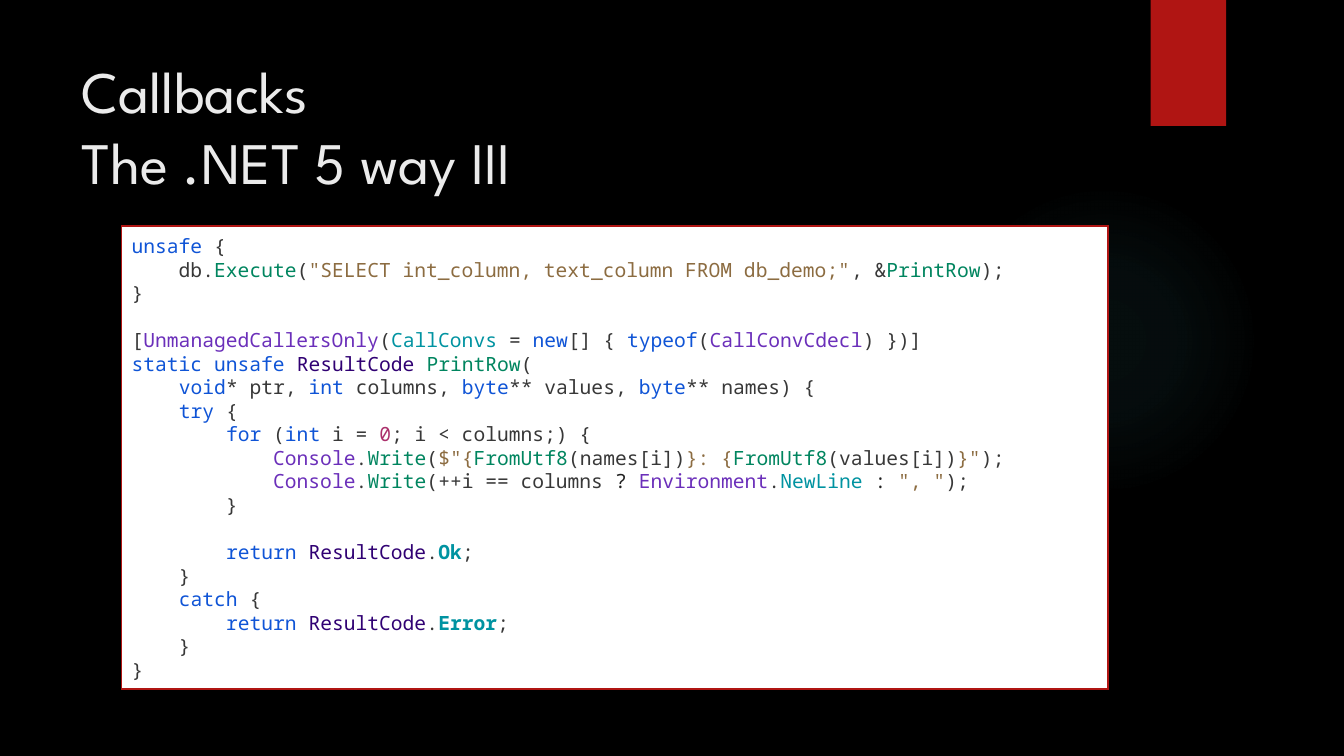
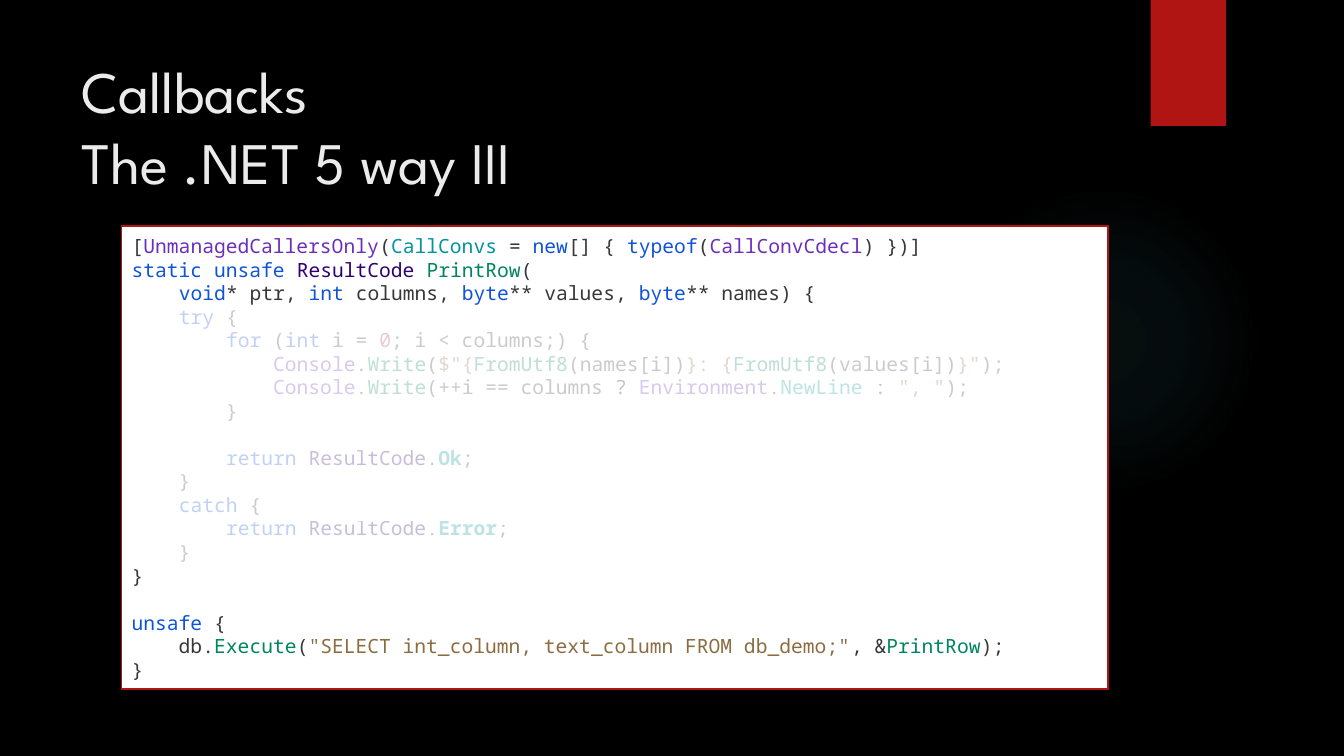
Before and after one commit to dennisdietrich/UnsafeCSharp, a slide deck: slide 47 of doc/Introduction to unsafe C#.pptx. Drawn at 1344x756 pixels with LibreOffice and Linux fonts; fonts in the diff are those of the drawing; background and template pictures are left out. Boxes give left, top, right and bottom in pixels: in the first picture for what was removed or moved away, otherwise in the second. Text is boxed around its words. In the diff, an @@ line names an element or a change of style, - is before the commit and + after.

Commit message:
Minor tweak

```diff
--- a/doc/Introduction to unsafe C#.pptx
+++ b/doc/Introduction to unsafe C#.pptx
@@ text in rectangle at <box>132,238,875,280</box>: text changed; text colour #8C6C41 to #6B2FBA @@
-unsafe {
-db.Execute("SELECT int_column, text_column FROM db_demo;", &PrintRow);
-}
-[UnmanagedCallersOnly(CallConvs = new[] { typeof(CallConvCdecl) })]
-static unsafe ResultCode PrintRow(
+[UnmanagedCallersOnly(CallConvs = new[] { typeof(CallConvCdecl) })]
+static unsafe ResultCode PrintRow(
@@ text in rectangle at <box>179,285,1004,537</box>: text colour #0F54D6 to #0F54D6 at 25% opacity in "try for (int return catch return"; text colour #383838 to #383838 at 25% opacity in "{ (int i = 0; i < ..."; text colour #AB2F6B to #AB2F6B at 25% opacity in "0;"; text colour #6B2FBA to #6B2FBA at 25% opacity in "Console.Write($"{FromUtf8(names[i])}: Console.Write(++i Envi ..."; text colour #00855F to #00855F at 25% opacity, text colour #8C6C41 to #8C6C41 at 25% opacity in "Console.Write($"{FromUtf8(names[i])}: {FromUtf8(values[i])}" ..."; text colour #202020 to #202020 at 25% opacity in "? :"; text colour #0093A1 to #0093A1 at 25% opacity in "Environment.NewLine ResultCode.Ok; ResultCode.Error;"; text colour #300073 to #300073 at 25% opacity in "ResultCode.Ok; ResultCode.Error;" @@
@@ text in rectangle at <box>132,615,1005,656</box>: paragraph added @@
+unsafe {
+db.Execute("SELECT int_column, text_column FROM db_demo;", &PrintRow);
+}
```
